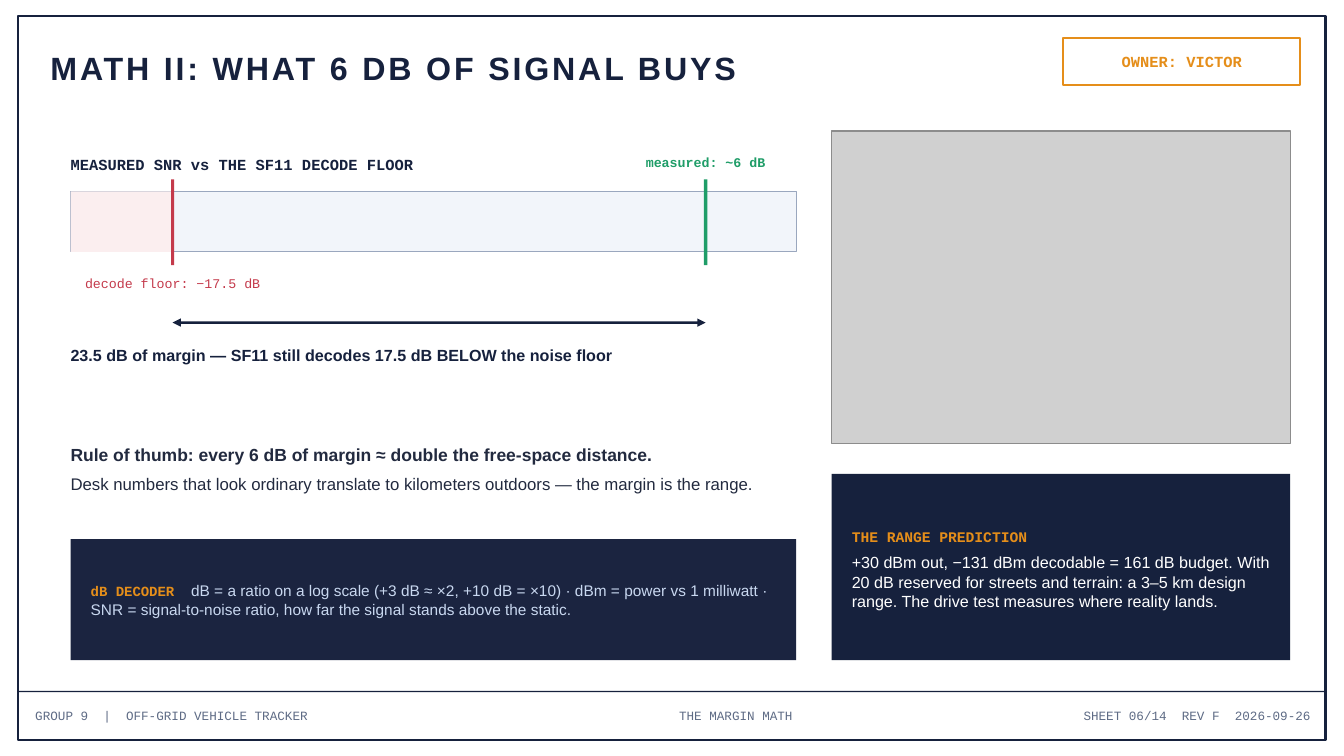
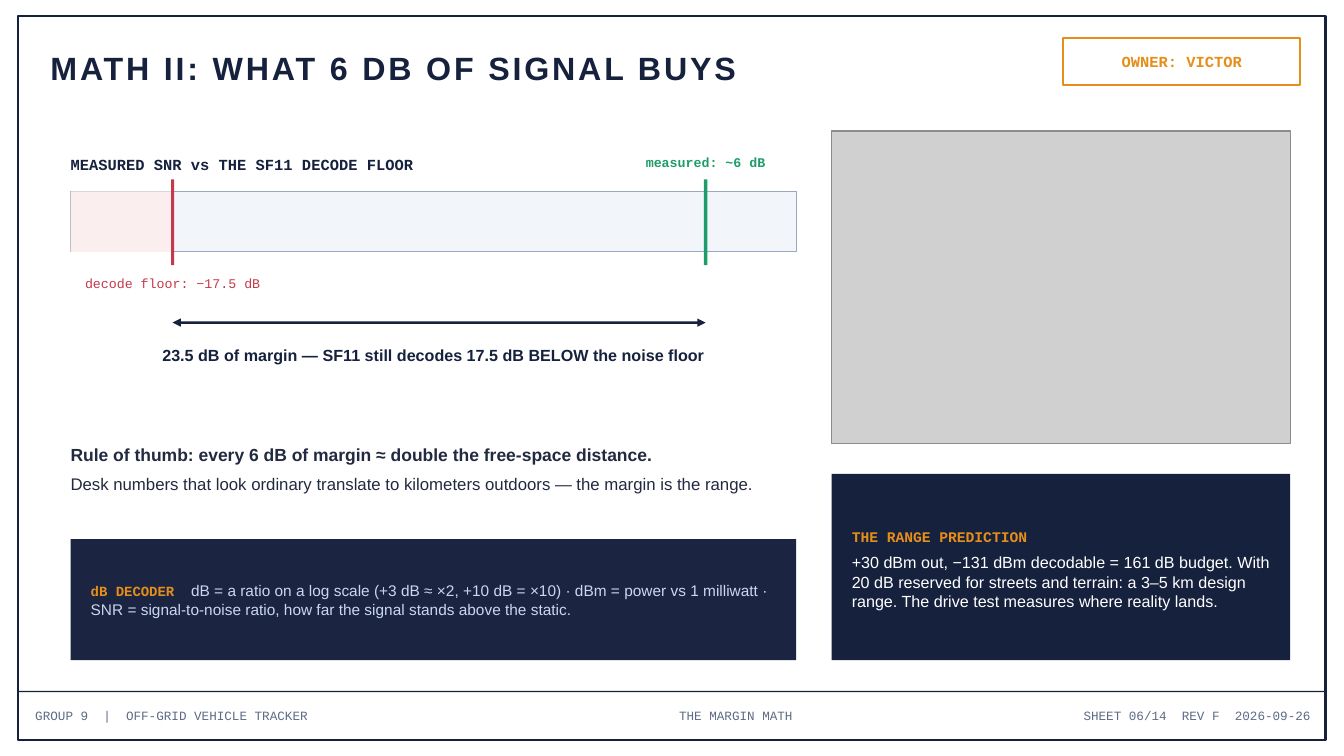
Before and after one commit to deosgracius/offgrid-vehicle-tracker, a slide deck: slide 6 of docs/presentations/Group9_Presentation5_RadioLink.pptx. Drawn at 1344x756 pixels with LibreOffice and Linux fonts; fonts in the diff are those of the drawing; grey boxes stand for pictures. Boxes give left, top, right and bottom in pixels: in the first picture for what was removed or moved away, otherwise in the second. Text is boxed around its words. In the diff, an @@ line names an element or a change of style, - is before the commit and + after.

```diff
--- a/docs/presentations/Group9_Presentation5_RadioLink.pptx
+++ b/docs/presentations/Group9_Presentation5_RadioLink.pptx
@@ text "23.5 dB of margin — ..." at <box>162,349,704,365</box>: alignment left to centre @@
```
Also in this commit, not shown: 8 other slides changed.
